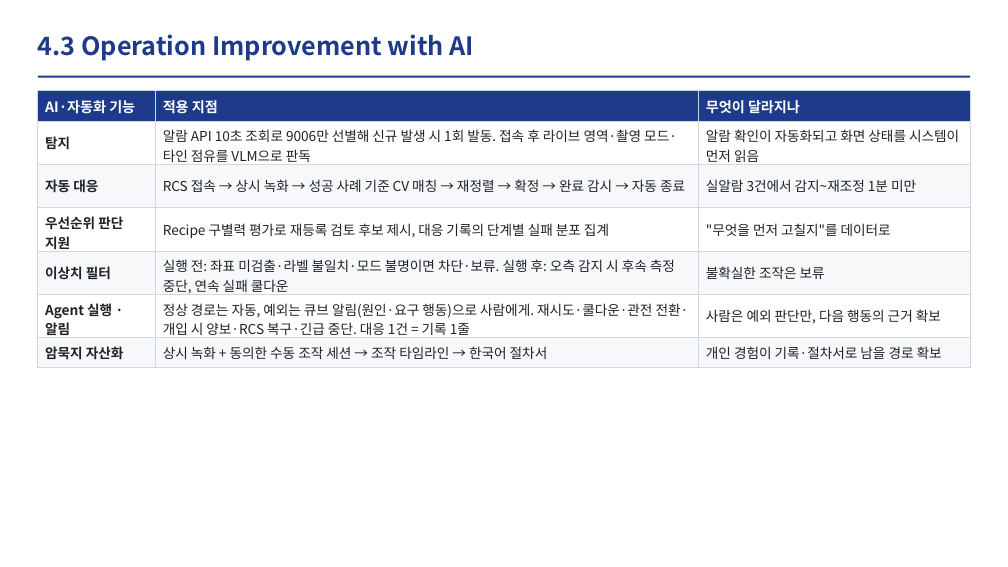
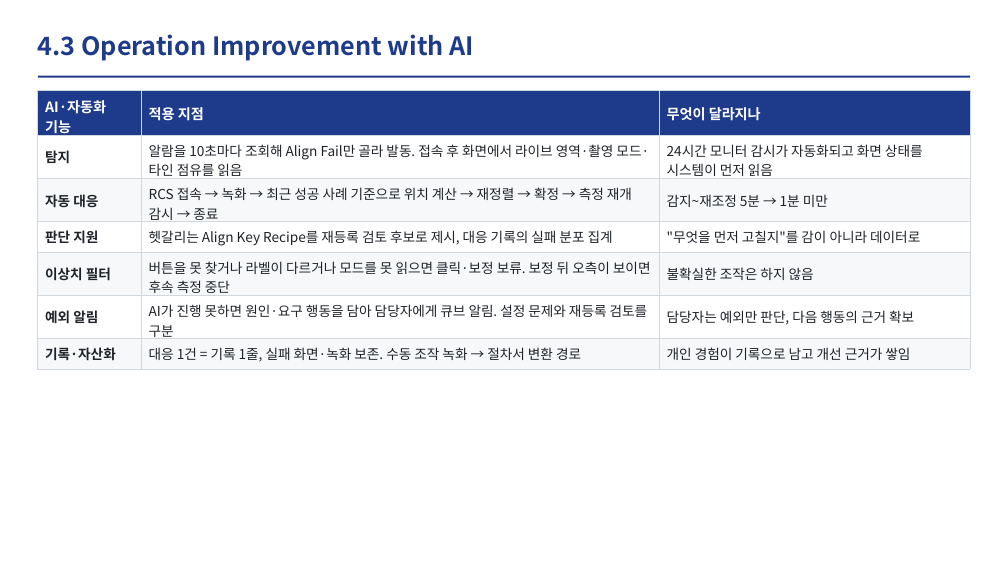
Before and after one commit to DarrenKoi/auto_recipe_creator, a slide deck: slide 11 of docs/project_progress/img/07/07_slides.pptx. Drawn at 1008x567 pixels with LibreOffice and Linux fonts; fonts in the diff are those of the drawing. Boxes give left, top, right and bottom in pixels: in the first picture for what was removed or moved away, otherwise in the second. Text is boxed around its words. In the diff, an @@ line names an element or a change of style, - is before the commit and + after.

```diff
--- a/docs/project_progress/img/07/07_slides.pptx
+++ b/docs/project_progress/img/07/07_slides.pptx
@@ table at <box>38,91,970,366</box> @@
-row 2, column 2: 알람 API 10초 조회로 9006만 선별해 신규 발생 시 1회 발동. 접속 후 라이브 영역·촬영 모드·타인 점유를 VLM으로 판독
+row 2, column 2: 알람을 10초마다 조회해 Align Fail만 골라 발동. 접속 후 화면에서 라이브 영역·촬영 모드·타인 점유를 읽음
-row 2, column 3: 알람 확인이 자동화되고 화면 상태를 시스템이 먼저 읽음
+row 2, column 3: 24시간 모니터 감시가 자동화되고 화면 상태를 시스템이 먼저 읽음
-row 3, column 2: RCS 접속 → 상시 녹화 → 성공 사례 기준 CV 매칭 → 재정렬 → 확정 → 완료 감시 → 자동 종료
+row 3, column 2: RCS 접속 → 녹화 → 최근 성공 사례 기준으로 위치 계산 → 재정렬 → 확정 → 측정 재개 감시 → 종료
-row 3, column 3: 실알람 3건에서 감지~재조정 1분 미만
+row 3, column 3: 감지~재조정 5분 → 1분 미만
-row 4: 우선순위 판단 지원 | Recipe 구별력 평가로 재등록 검토 후보 제시, 대응 기록의 단계별 실패 분포 집계 | "무엇을 먼저 고칠지"를 데이터로
+row 4: 판단 지원 | 헷갈리는 Align Key Recipe를 재등록 검토 후보로 제시, 대응 기록의 실패 분포 집계 | "무엇을 먼저 고칠지"를 감이 아니라 데이터로
-row 5, column 2: 실행 전: 좌표 미검출·라벨 불일치·모드 불명이면 차단·보류. 실행 후: 오측 감지 시 후속 측정 중단, 연속 실패 쿨다운
+row 5, column 2: 버튼을 못 찾거나 라벨이 다르거나 모드를 못 읽으면 클릭·보정 보류. 보정 뒤 오측이 보이면 후속 측정 중단
-row 5, column 3: 불확실한 조작은 보류
+row 5, column 3: 불확실한 조작은 하지 않음
-row 6: Agent 실행 · 알림 | 정상 경로는 자동, 예외는 큐브 알림(원인·요구 행동)으로 사람에게. 재시도·쿨다운·관전 전환·개입 시 양보·RCS 복구·긴급 중단. 대응 1건 = 기록 1줄 | 사람은 예외 판단만, 다음 행동의 근거 확보
+row 6: 예외 알림 | AI가 진행 못하면 원인·요구 행동을 담아 담당자에게 큐브 알림. 설정 문제와 재등록 검토를 구분 | 담당자는 예외만 판단, 다음 행동의 근거 확보
-row 7: 암묵지 자산화 | 상시 녹화 + 동의한 수동 조작 세션 → 조작 타임라인 → 한국어 절차서 | 개인 경험이 기록·절차서로 남을 경로 확보
+row 7: 기록·자산화 | 대응 1건 = 기록 1줄, 실패 화면·녹화 보존. 수동 조작 녹화 → 절차서 변환 경로 | 개인 경험이 기록으로 남고 개선 근거가 쌓임
```
Also in this commit, not shown: 2 other files.
